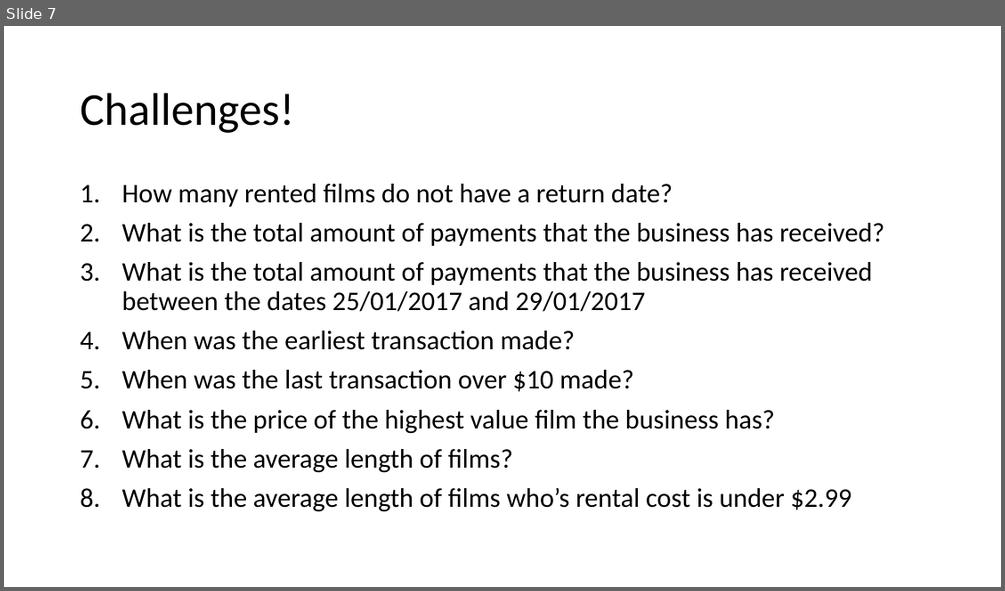
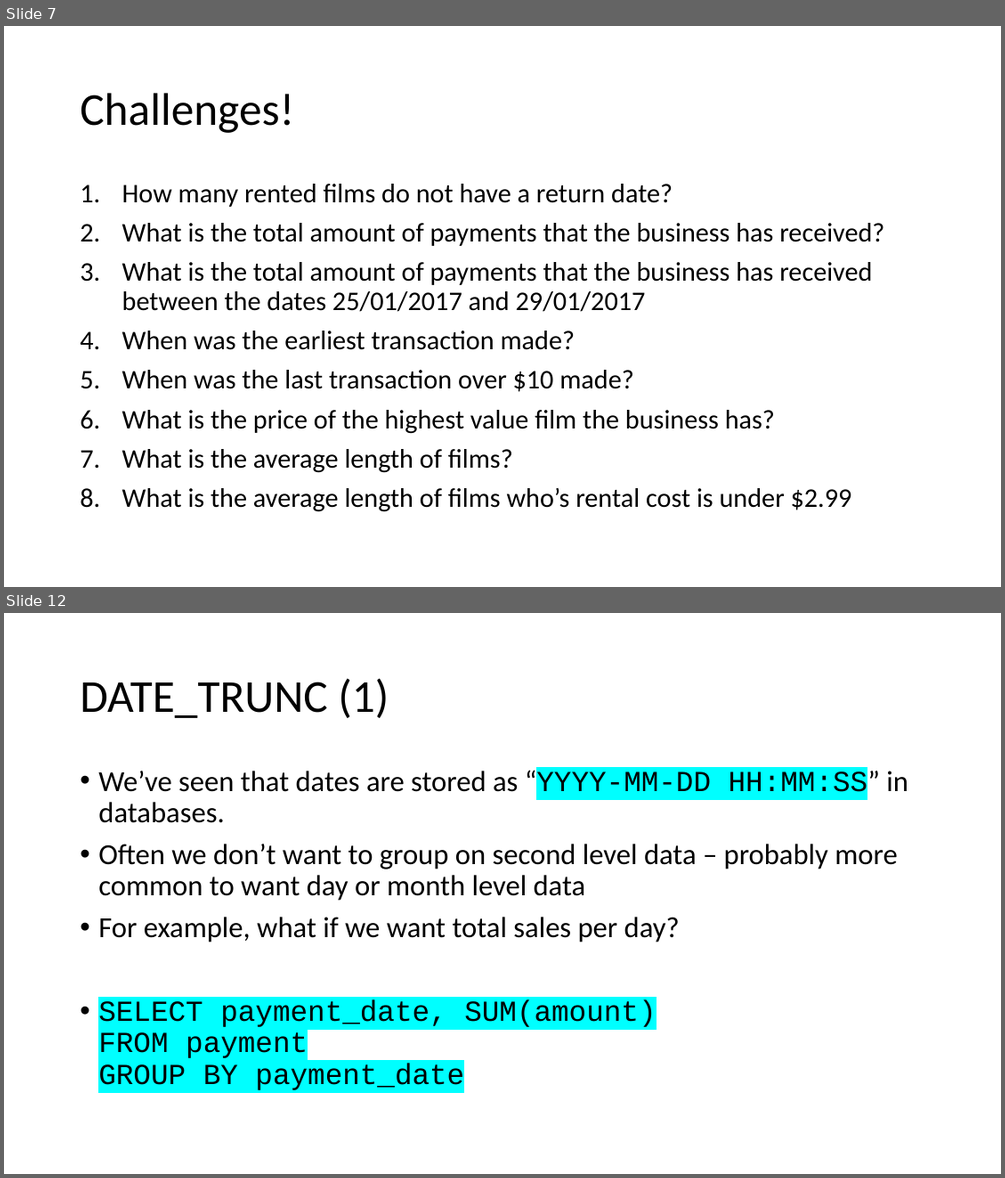
Before and after one commit to TataAndBigData/Practical-ML-DS, a slide deck: Chapter 2. Python for Data Scientists/Module 2. SQL/2. SQL Aggregations.pptx. Shown one above the other, each under a label of ours: slide 7 before the commit, slides 7 and 12 after it; the slides between them are not shown. The pictures are 1005x591 and 1005x1178 pixels, drawn with LibreOffice and Linux fonts; fonts in the diff are those of the drawing. Boxes give left, top, right and bottom in pixels: in the first picture for what was removed or moved away, otherwise in the second. Text is boxed around its words. In the diff, an @@ line names an element or a change of style, - is before the commit and + after.

```diff
--- a/Chapter 2. Python for Data Scientists/Module 2. SQL/2. SQL Aggregations.pptx
+++ b/Chapter 2. Python for Data Scientists/Module 2. SQL/2. SQL Aggregations.pptx
@@ slide 12 added at [4,613,1001,1174], background #FFFFFF @@
@@ title added at [80,678,388,718], 44 pt, text #000000 @@
+DATE_TRUNC (1)
@@ text added at [98,767,908,1090], 28 pt, text #000000 @@
+• We’ve seen that dates are stored as “YYYY-MM-DD HH:MM:SS” in databases.
+• Often we don’t want to group on second level data – probably more common to want day or month level data
+• For example, what if we want total sales per day?
+• SELECT payment_date, SUM(amount)
+  FROM payment
+  GROUP BY payment_date
```
Also in this commit, not shown: 1 slide changed, 9 other slides added, 1 slide removed.
